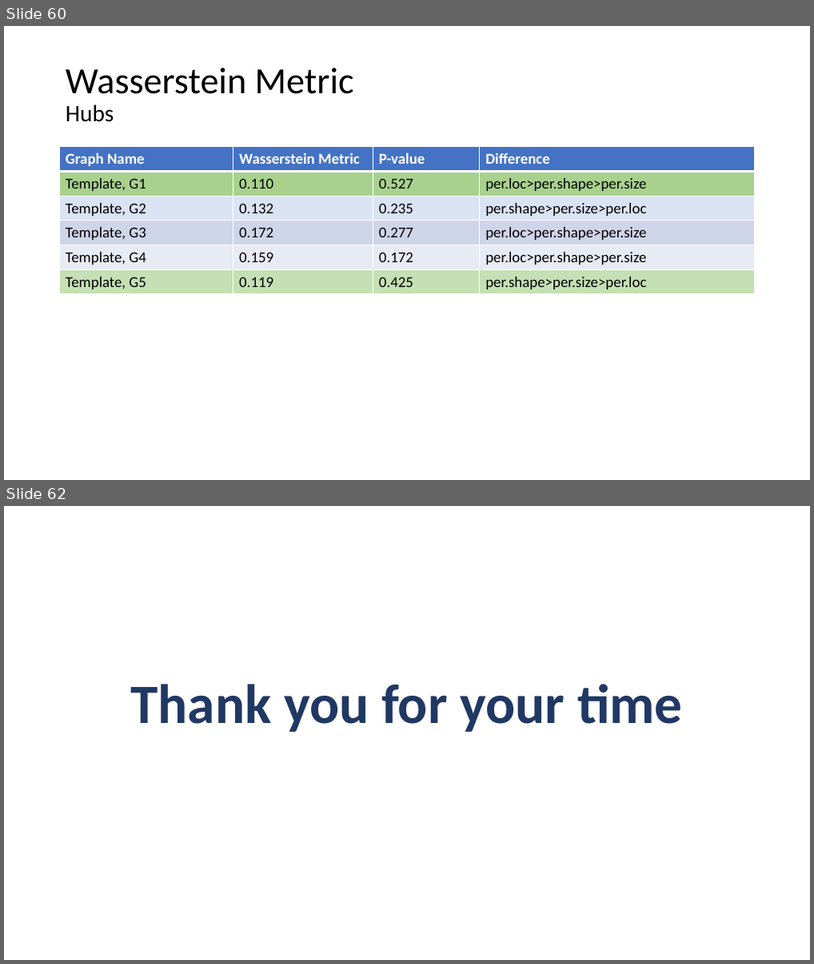
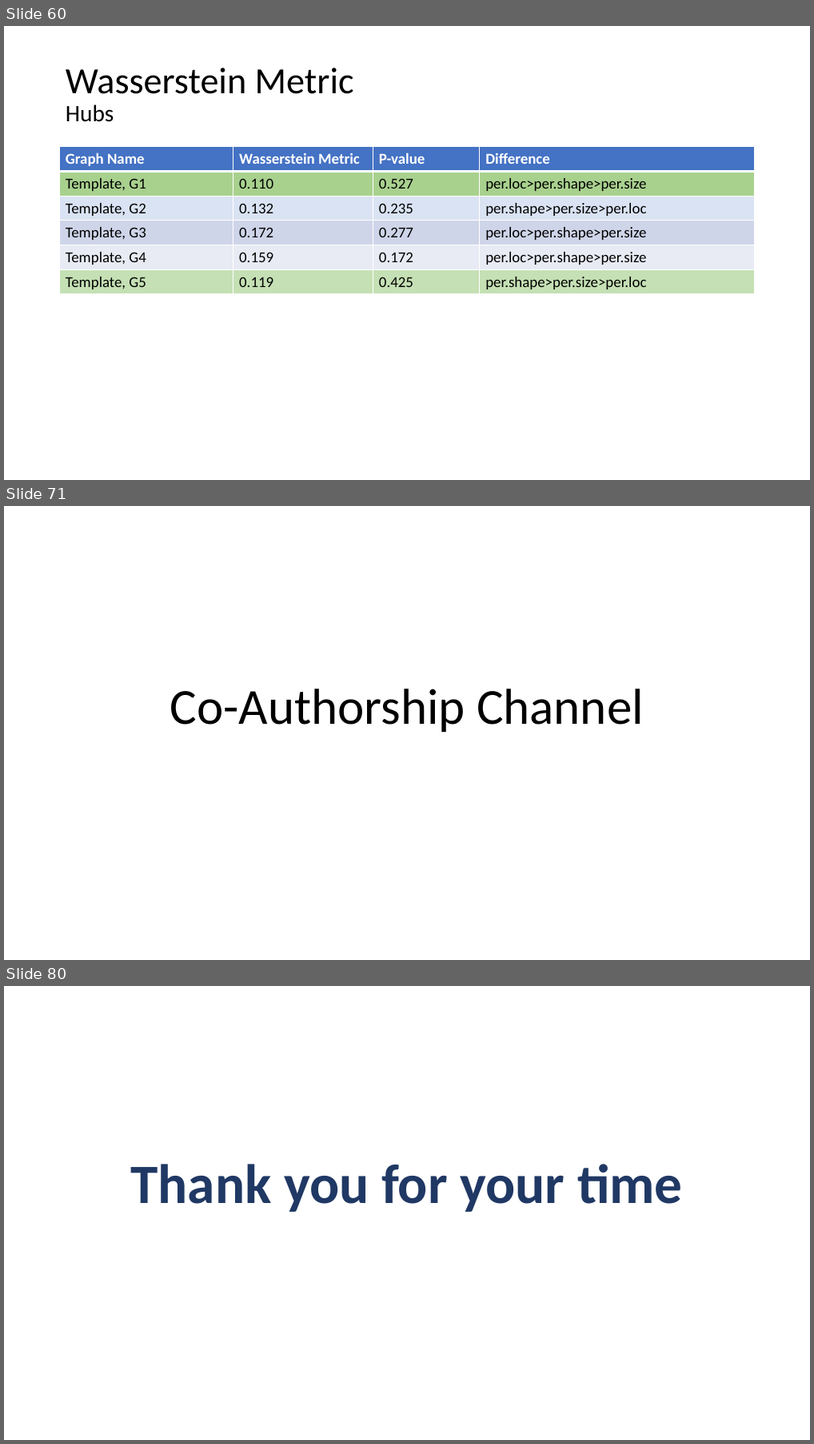
Before and after one commit to AtrayeeNeog/Visualization_2019-20, a slide deck: Documentation/Presentation/Project_Presentation_v2.pptx. Shown one above the other, each under a label of ours: slides 60 and 62 before the commit, slides 60, 71 and 80 after it; the slides between them are not shown. The pictures are 814x964 and 814x1444 pixels, drawn with LibreOffice and Linux fonts; fonts in the diff are those of the drawing. Boxes give left, top, right and bottom in pixels: in the first picture for what was removed or moved away, otherwise in the second. Text is boxed around its words. In the diff, an @@ line names an element or a change of style, - is before the commit and + after.

Commit message:
Procurement, Co-Authorship Channel done

```diff
--- a/Documentation/Presentation/Project_Presentation_v2.pptx
+++ b/Documentation/Presentation/Project_Presentation_v2.pptx
@@ slide 71 added at [4, 506, 810, 960], background #FFFFFF @@
@@ title added at [170, 688, 644, 732], 60 pt, text #000000 @@
+Co-Authorship Channel
@@ what was slide 62 is now slide 80 @@
```
Also in this commit, not shown: 1 slide changed, 17 other slides added, 2 other files.
